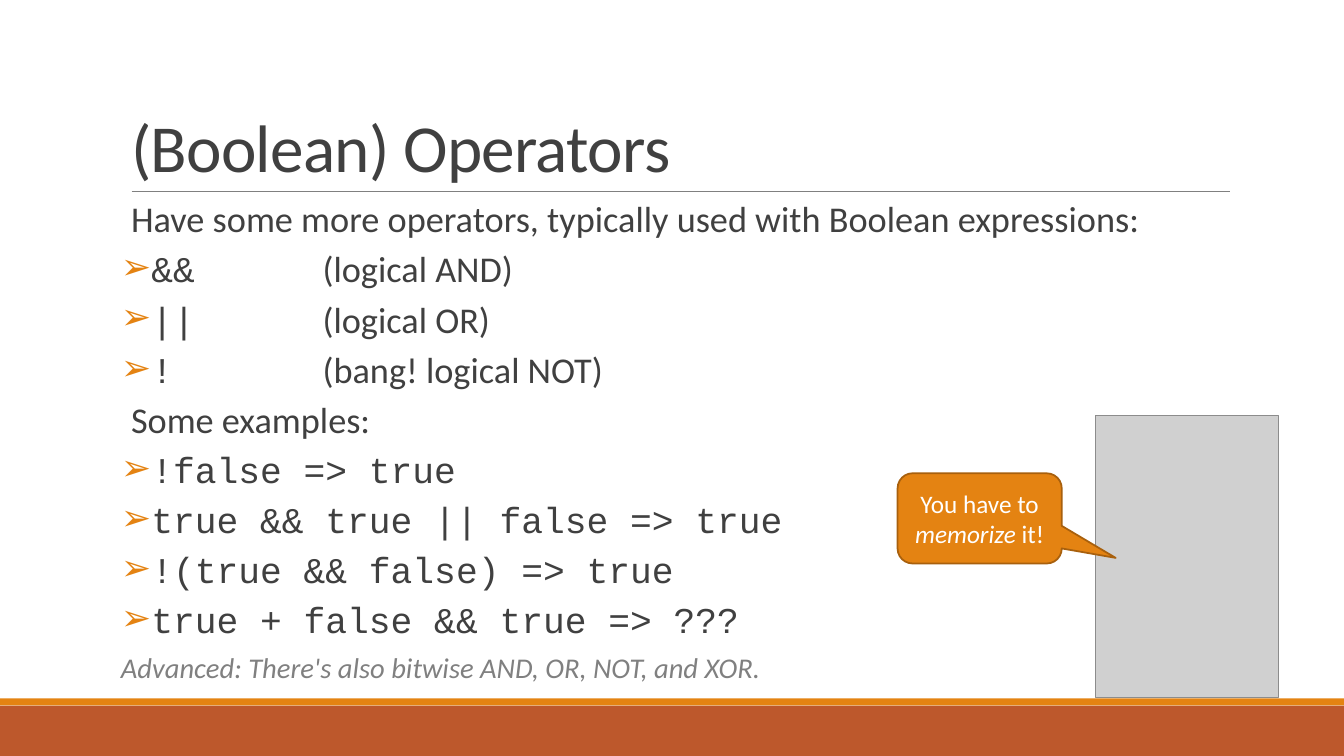
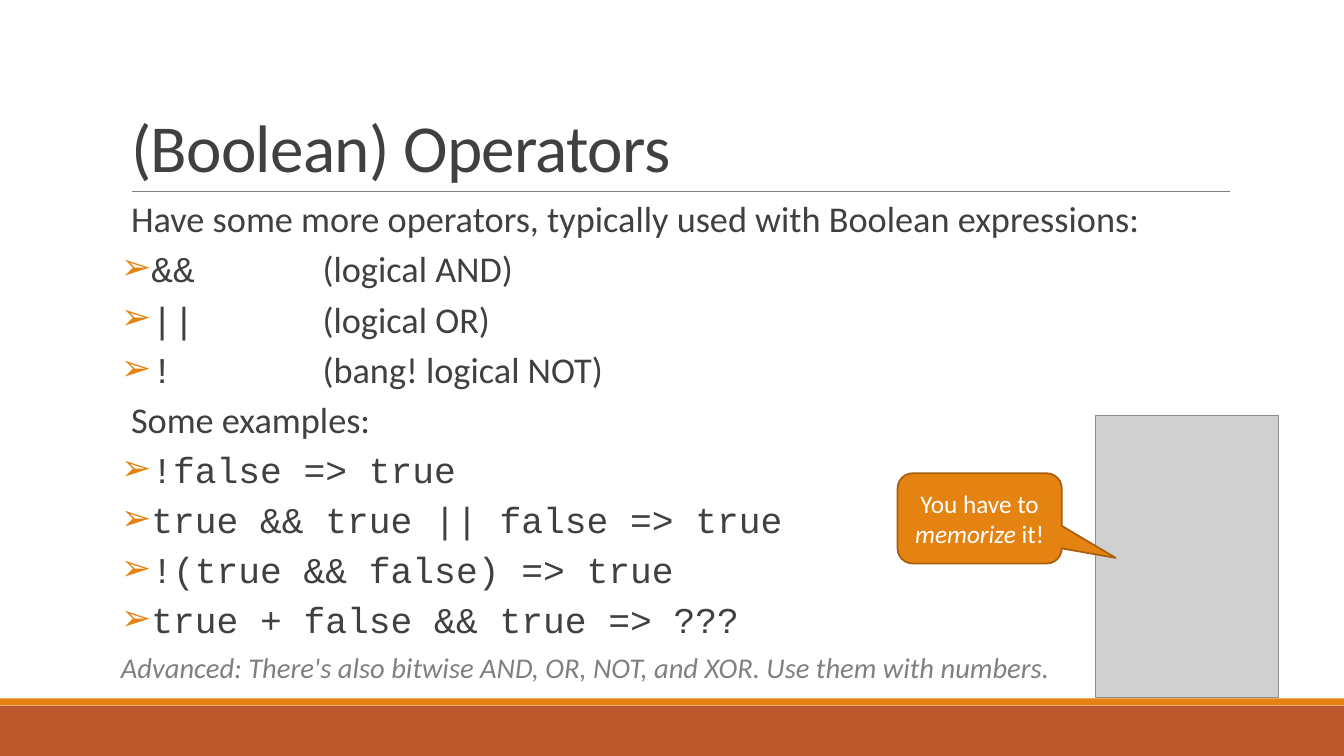
Before and after one commit to txcsmad/f15-web-beginner, a slide deck: slide 17 of Lesson0_Expressions/Lesson0_Expressions.pptx. Drawn at 1344x756 pixels with LibreOffice and Linux fonts; fonts in the diff are those of the drawing; grey boxes stand for pictures. Boxes give left, top, right and bottom in pixels: in the first picture for what was removed or moved away, otherwise in the second. Text is boxed around its words. In the diff, an @@ line names an element or a change of style, - is before the commit and + after.

```diff
--- a/Lesson0_Expressions/Lesson0_Expressions.pptx
+++ b/Lesson0_Expressions/Lesson0_Expressions.pptx
@@ text at (121, 658, 1049, 682): text changed @@
-Advanced: There's also bitwise AND, OR, NOT, and XOR.
+Advanced: There's also bitwise AND, OR, NOT, and XOR. Use them with numbers.
```
Also in this commit, not shown: 5 other slides changed.
